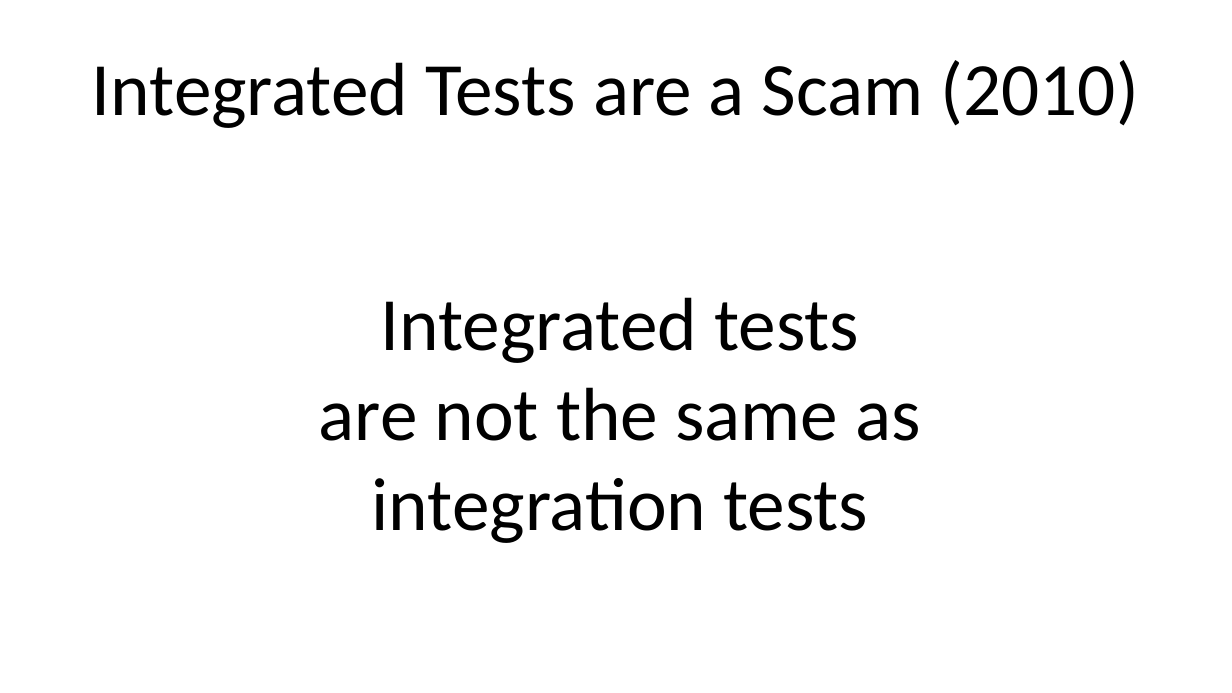
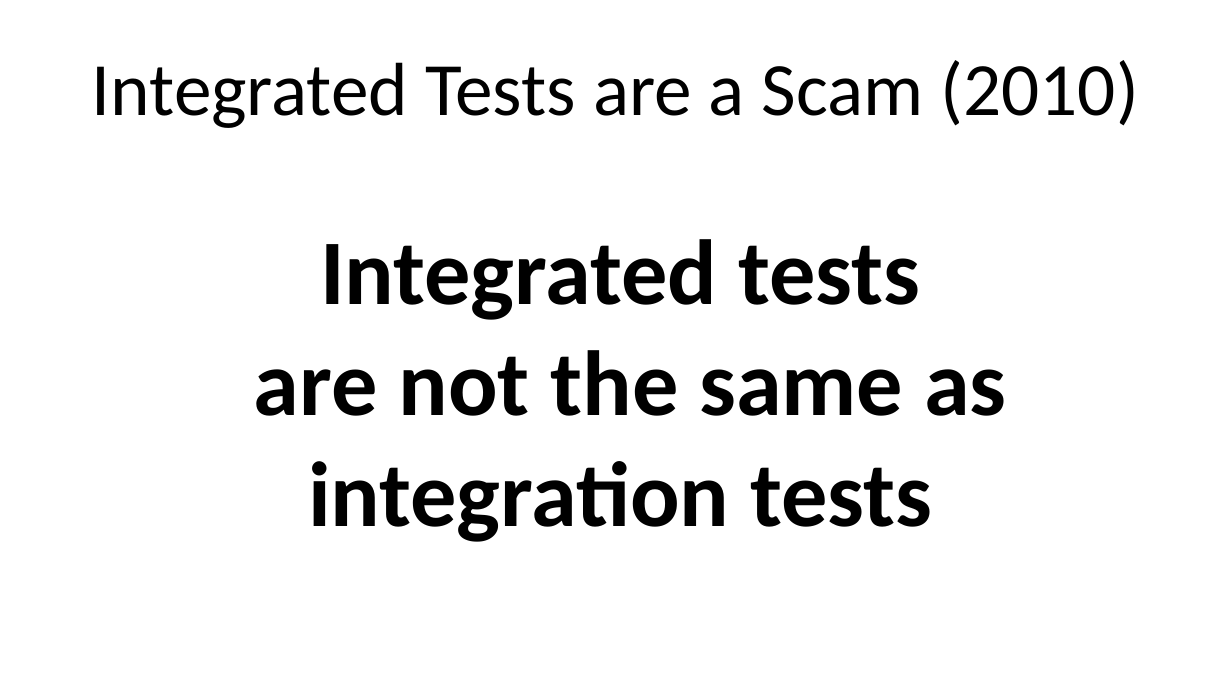
Before and after one commit to robindanzinger/chado_presentation, a slide deck: slide 5 of chadojs - who is testing the mocks - 16zu9.pptx. Drawn at 1232x693 pixels with LibreOffice and Linux fonts; fonts in the diff are those of the drawing; background and template pictures are left out. Boxes give left, top, right and bottom in pixels: in the first picture for what was removed or moved away, otherwise in the second. Text is boxed around its words. In the diff, an @@ line names an element or a change of style, - is before the commit and + after.

```diff
--- a/chadojs - who is testing the mocks - 16zu9.pptx
+++ b/chadojs - who is testing the mocks - 16zu9.pptx
@@ text "Integrated tests": place and size @@
-text "Integrated tests" at [319, 297, 920, 543]
+text "Integrated tests" at [254, 239, 1006, 542]
@@ text "Integrated tests" at [254, 239, 1006, 542]: size 44 to 54 pt, bold on @@
```
Also in this commit, not shown: 6 other slides changed, 3 slides added.
